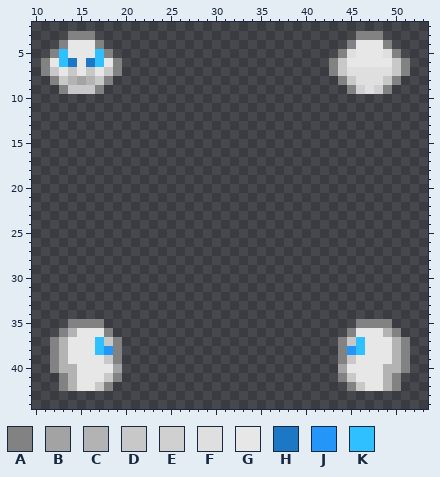
Two versions of one pixel-art sprite, Resources/Textures/_RMC14/Mobs/Skrells/parts.rsi/head_f.png. Above: the version before the commit.
The file is 64x64 pixels. Colours within 5 levels of each other are drawn and written as one. Shown: x 10..53, y 2..44.
Palette (. is transparent): A #828282  B #a3a3a3  C #b3b3b3  D #c8c8c8  E #d0d0d0  F #dfdfdf  G #e7e7e7  H #1c77c5  J #2496f9  K #2ec0ff
Now the later version:
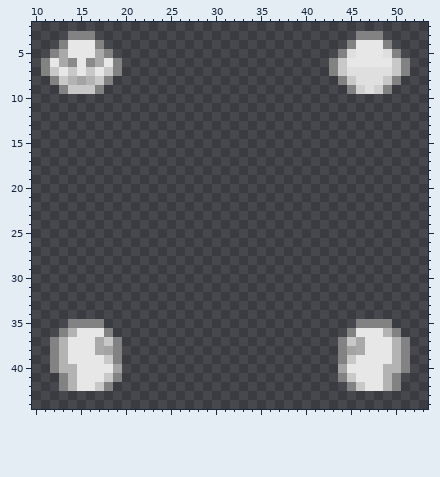
From old to new:
Colour H changes from #1c77c5 to #8a8a8a.
Colour K changes from #2ec0ff to #a9a9a9.
The author changed colour J to colour B in row 38 at x 18 and 45.
